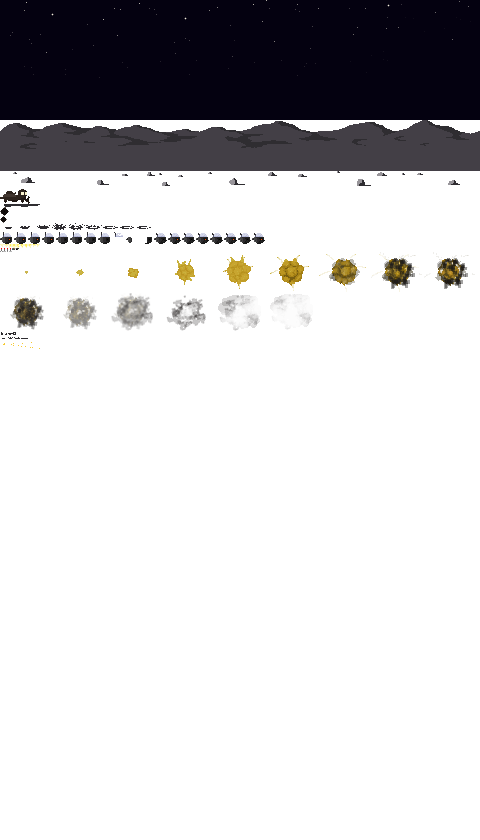
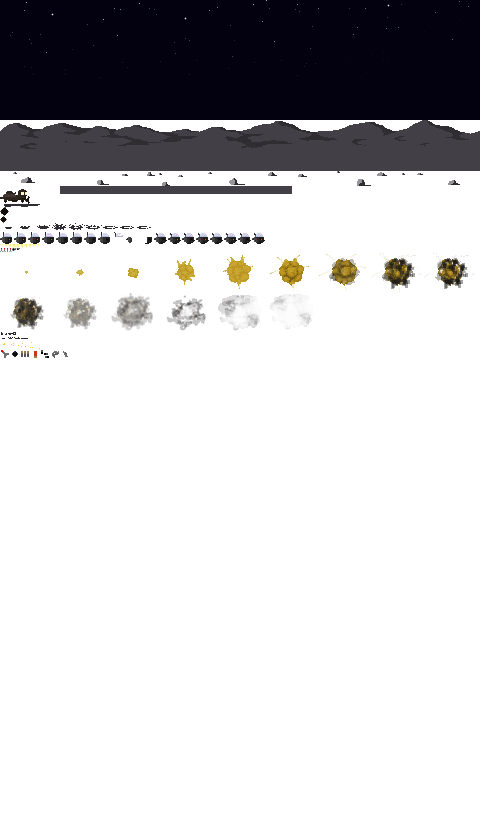
Before/after of a 480px x 840px layered artwork. What changed in the layer stack:
added layer "icon metal shard" above "icon scrap metal" over [63, 351, 68, 357]
added layer "icon scrap metal" above "icon riotgun" over [52, 351, 59, 358]
added layer "icon riotgun" above "icon shotgun" over [41, 350, 49, 358]
added layer "icon shotgun" above "icon machin gun" over [34, 351, 37, 358]
added layer "icon machin gun" above "icon metal ball" over [21, 351, 29, 357]
added layer "icon metal ball" above "icon rocket" over [12, 351, 18, 357]
added layer "icon rocket" above "debredrop" over [1, 350, 9, 358]
added layer "voorste stukkie grond ff" above "moutains" over [60, 186, 292, 194]
